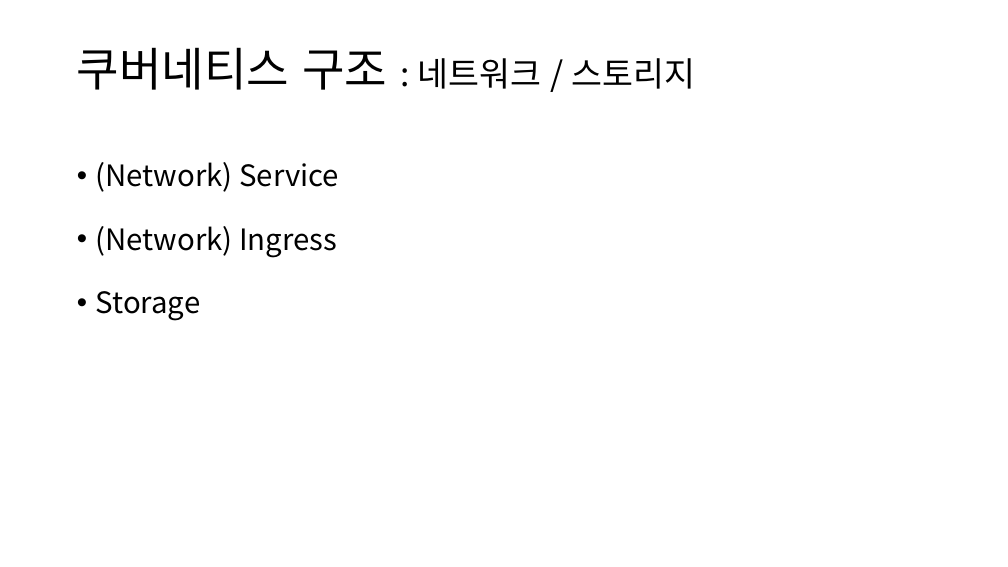
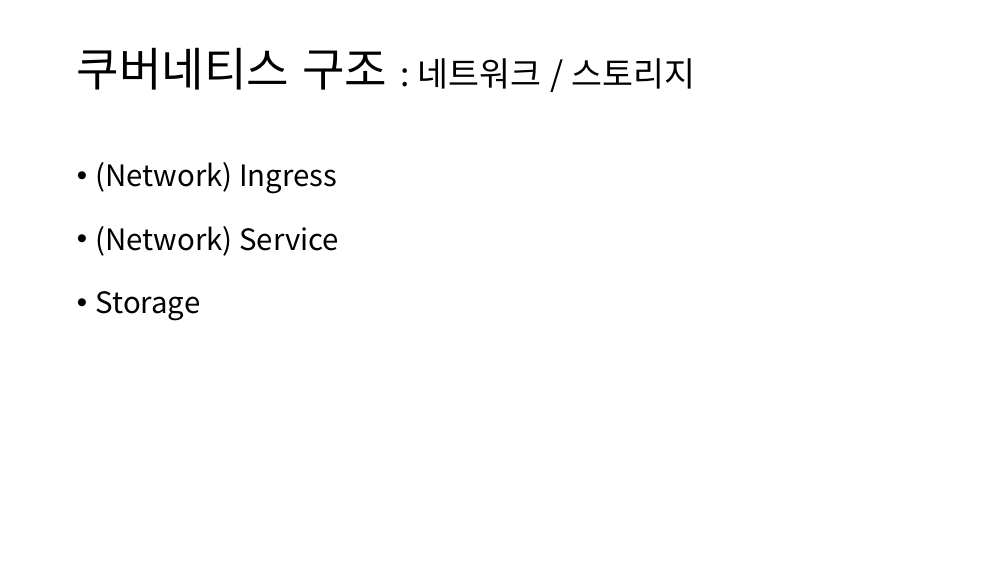
Before and after one commit to truthsj/ds4th_study, a slide deck: slide 12 of source/도커심화_한권으로_배우는_도커_&_쿠버네티스/ch07_쿠버네티스의 기본구조_wooseok.pptx (slide 9 before the commit). Drawn at 1008x567 pixels with LibreOffice and Linux fonts; fonts in the diff are those of the drawing; background and template pictures are left out. Boxes give left, top, right and bottom in pixels: in the first picture for what was removed or moved away, otherwise in the second. Text is boxed around its words. In the diff, an @@ line names an element or a change of style, - is before the commit and + after.

```diff
--- a/source/도커심화_한권으로_배우는_도커_&_쿠버네티스/ch07_쿠버네티스의 기본구조_wooseok.pptx
+++ b/source/도커심화_한권으로_배우는_도커_&_쿠버네티스/ch07_쿠버네티스의 기본구조_wooseok.pptx
@@ text at (x1=96, y1=162, x2=337, y2=194): paragraph added @@
+• (Network) Ingress
@@ text at (x1=96, y1=226, x2=337, y2=258): paragraph removed @@
-• (Network) Ingress
```
Also in this commit, not shown: 2 other slides changed, 7 slides added, 1 slide removed, 36 other files.
